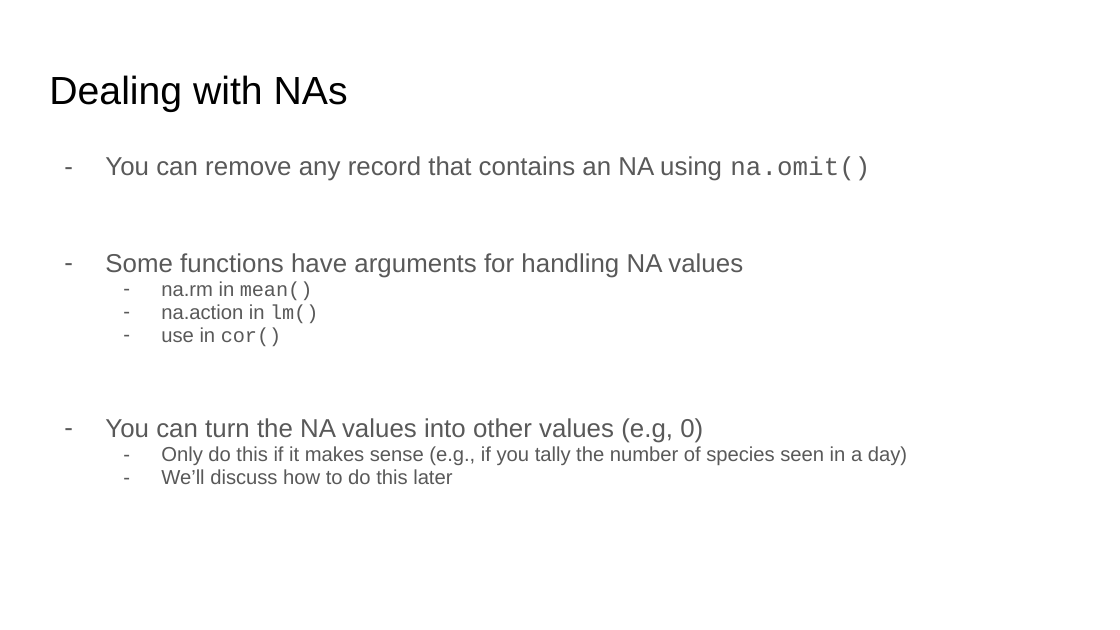
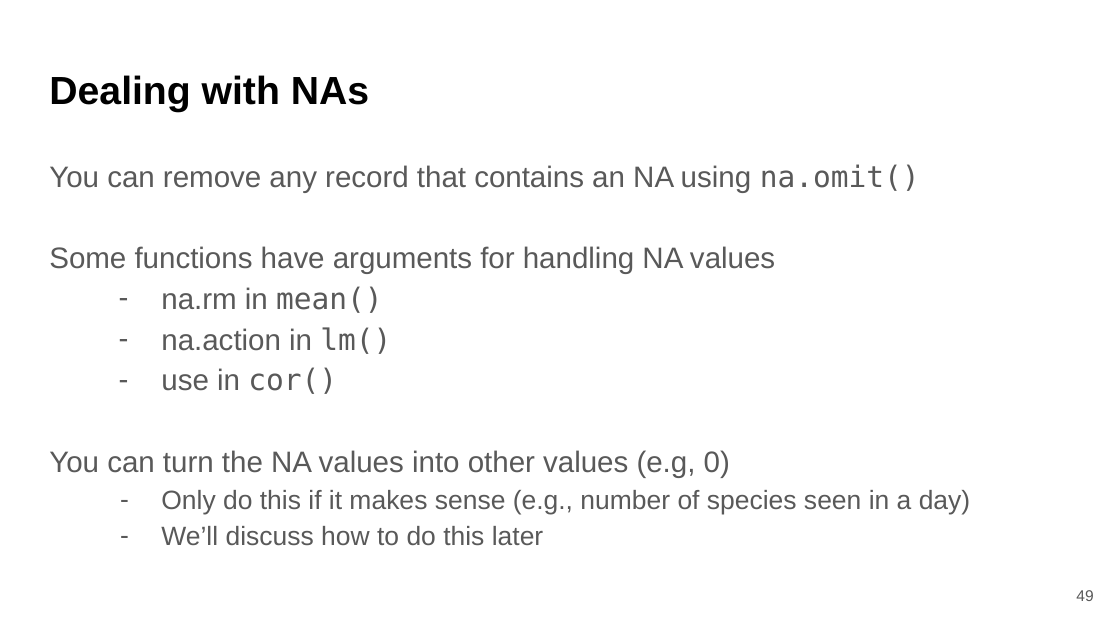
Before and after one commit to bmaitner/biometry_course, a slide deck: slide 49 of lectures/Lecture_04_intro_to_data_in_R.pptx (slide 29 before the commit). Drawn at 1120x630 pixels with LibreOffice and Linux fonts; fonts in the diff are those of the drawing. Boxes give left, top, right and bottom in pixels: in the first picture for what was removed or moved away, otherwise in the second. Text is boxed around its words. In the diff, an @@ line names an element or a change of style, - is before the commit and + after.

```diff
--- a/lectures/Lecture_04_intro_to_data_in_R.pptx
+++ b/lectures/Lecture_04_intro_to_data_in_R.pptx
@@ title "Dealing with NAs" at <box>49,75,369,112</box>: bold on @@
@@ text at <box>49,164,920,545</box>: size 16.6 to 19 pt in "You can remove any record that contains ...", "Some functions have arguments for handling NA ...", "You can turn the NA values into ..."; font Courier New to DejaVu Sans Mono in "na.omit()", "mean()", "lm()", "cor()"; size 12.9 to 19 pt in "na.rm in mean()", "na.action in lm()", "use in cor()"; size 12.9 to 17 pt in "We’ll discuss how to do this later"; bullet - to none; line spacing 0.95 to 1.15; less space between paragraphs; indent changed @@
@@ text at <box>161,490,971,515</box>: text changed; size 12.9 to 17 pt @@
-  – Only do this if it makes sense (e.g., if you tally the number of species seen in a day)
+  – Only do this if it makes sense (e.g., number of species seen in a day)
@@ page number added at <box>1076,590,1093,601</box>, 10 pt, text #595959 @@
+49
```
Also in this commit, not shown: 28 other slides changed, 21 slides added, 1 slide removed, 2 other files.
